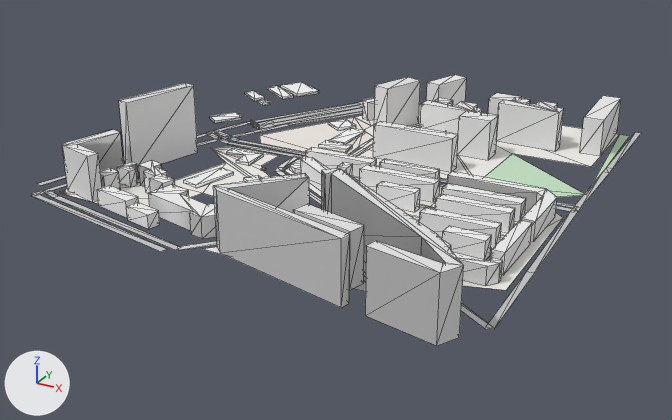
What one commit did to the glTF model white-model-six-districts/chunks/124_76_high.glb.
One viewpoint serves both versions: a 50 mm camera at (2691.0, 11903.0, 343.0) aimed at (2250.0, 12704.0, -57.0). The axes (+X, +Y, +Z) are drawn at lower left. The lights are the same throughout. The first picture is the older version. Mesh edges are drawn as thin lines. Vertices at exactly the same position are counted once.
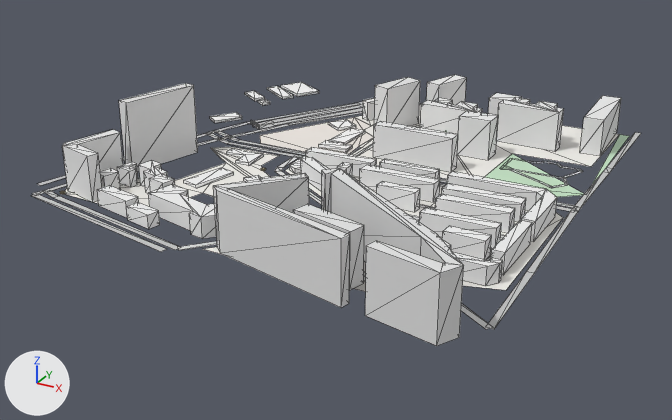
Pixel boxes (x1, y1, x2, y2) of what changed, in the pictures (672 x 420 px):
part 1 of me_mesh_0, built on
    before: (77, 100, 542, 263)
    after: (77, 100, 583, 263)

What the commit changed:
me_mesh_0 is used by ob_mesh_0; location (0.0, 0.0, 0.0).
me_mesh_0 had 990 vertices, 988 faces and spanned x 1982.0..2502.0, y 12451.0..13019.0, z -24.0..55.0.
me_mesh_0 now has 1064 vertices, 1026 faces and spans x 1982.0..2502.0, y 12451.0..13019.0, z -24.0..55.0.
Part 1, on me_mesh_0:
72 faces are deleted.
74 vertices are added at x 2388.0..2471.0, y 12792.0..12868.0, z -24.0..-23.0.
110 new faces join them.
